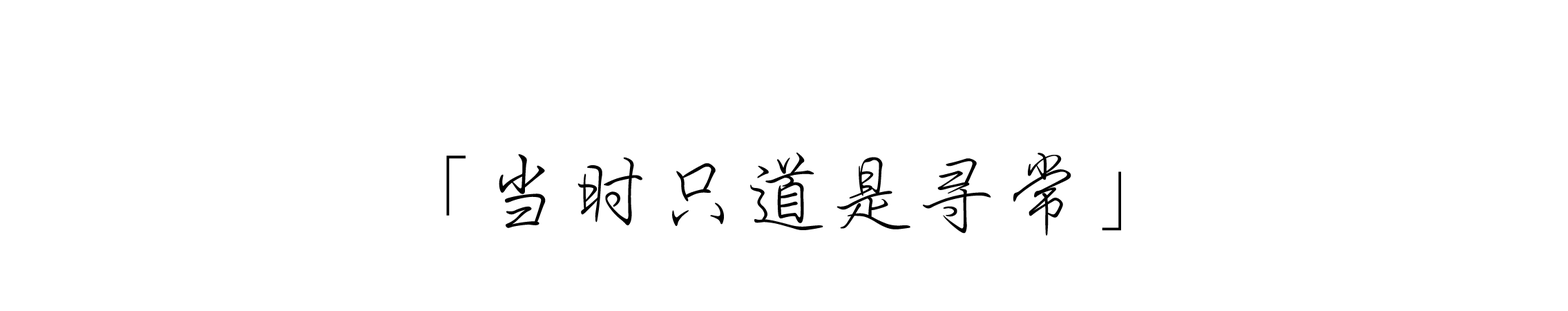
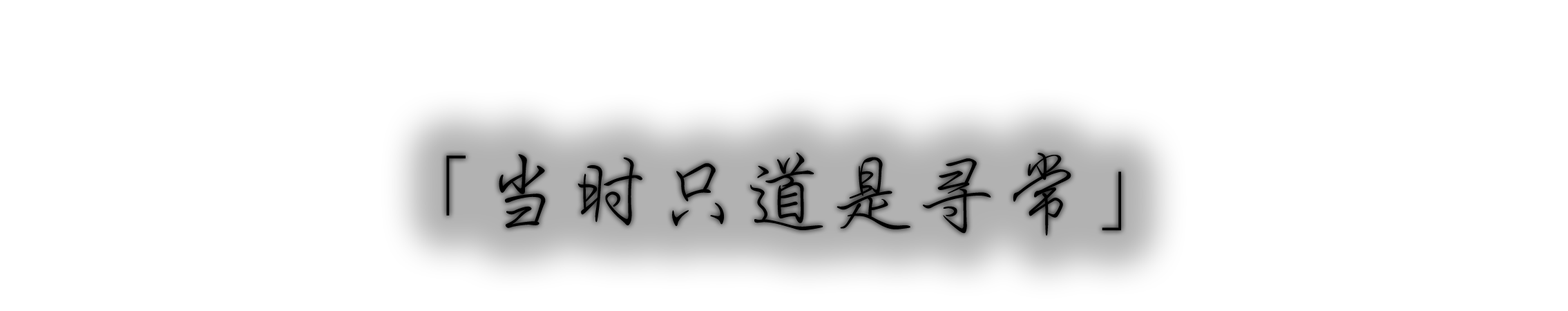
Before/after of a 1568 x 311 layered artwork. What changed in the layer stack:
pixels changed over [386, 94, 1182, 293] (layer not identified)
